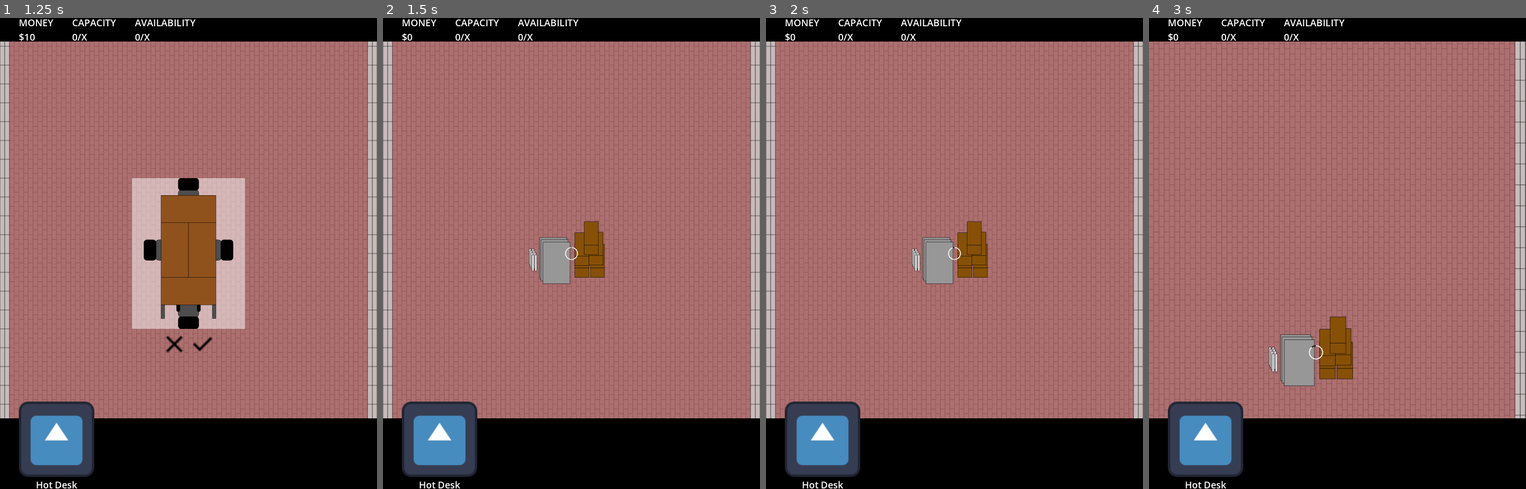
Above: before the commit, frames 1-4 (left to right).
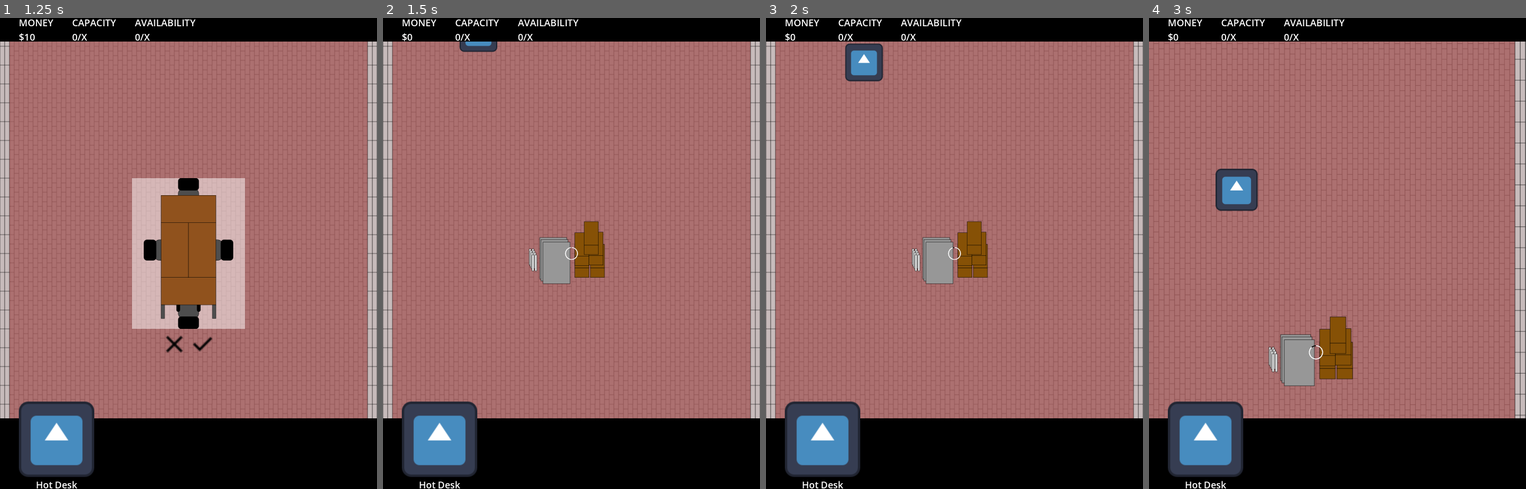
Above: after the commit, the same moments.

Repository: niels-hb/officie-godot
Game: Godot game, scene res://scenes/offices/basic_office_1/basic_office_1.tscn
The game is run twice, just before and just after one commit, with the same random seed, the same clock (stepped at 60 frames per second) and the same inputs. The engine's default icon, where the game draws it, is replaced by a stand-in: a white triangle on a blue panel in a dark square.
Inputs (mouse positions are in pixels of both pictures, inside the frame that each line leads up to):
- Up to frame 1 (1.25 s): tap Enter at 0.5 s; drag from (56, 451) to (226, 149) at 0.52 s
- Up to frame 2 (1.5 s): click (586, 342) at 1.25 s
- Up to frame 3 (2 s): no input
- Up to frame 4 (3 s): drag from (1337, 253) to (1318, 347) at 2.02 s; move the mouse to (1375, 149) at 2.77 s; hold . (multi_swipe_down_right) from 2.78 s (still down); hold Mouse wheel up (pinch_outward) from 2.78 s (still down); click (1375, 149) at 2.92 s

Frame 1 is identical in both runs. In frame 2, 0.2% of the frame differs, in the area x 20-31%, y 5-8%; in frame 3, 0.8%; in frame 4, 1.0%, in the area x 17-29%, y 32-41%.

Commit message:
Added initial BaseStaff, targeting mouse position at the moment

Diff:
--- a/scenes/offices/basic_office_1/basic_office_1.tscn
+++ b/scenes/offices/basic_office_1/basic_office_1.tscn
@@ -1,7 +1,8 @@
-[gd_scene load_steps=3 format=3 uid="uid://cytl65caocmul"]
+[gd_scene load_steps=4 format=3 uid="uid://cytl65caocmul"]
 
 [ext_resource type="PackedScene" uid="uid://3c35bn7ceae0" path="res://scenes/offices/base_office/base_office.tscn" id="1_vaebx"]
 [ext_resource type="TileSet" uid="uid://byx4nt716g5ud" path="res://assets/backgrounds/background_1.tres" id="2_7sbss"]
+[ext_resource type="PackedScene" uid="uid://ciwnumcsg8yv2" path="res://scenes/staff/base_staff/base_staff.tscn" id="3_b5s6b"]
 
 [node name="BasicOffice1" instance=ExtResource("1_vaebx")]
 
@@ -9,3 +10,6 @@
 tile_set = ExtResource("2_7sbss")
 layer_0/tile_data = PackedInt32Array(131072, 0, 0, 196608, 0, 0, 262144, 0, 0, 327680, 0, 0, 393216, 0, 0, 458752, 0, 0 …(9837 unchanged characters)…
 layer_1/tile_data = PackedInt32Array(196608, 0, 5, 262144, 0, 5, 327680, 0, 5, 393216, 0, 5, 458752, 0, 5, 524288, 0, 5 …(1631 unchanged characters)…
+
+[node name="BaseStaff" parent="." index="4" instance=ExtResource("3_b5s6b")]
+position = Vector2(256, 256)
--- /dev/null
+++ b/scenes/staff/base_staff/base_staff.gd
@@ -0,0 +1,31 @@
+extends CharacterBody2D
+
+var movement_speed: float = 200.0
+
+@onready var navigation_agent: NavigationAgent2D = $NavigationAgent2D
+
+var ready_to_navigate: bool = false
+
+
+func _ready() -> void:
+	call_deferred("_actor_setup")
+
+
+func _actor_setup() -> void:
+	await get_tree().physics_frame
+	ready_to_navigate = true
+
+
+func _physics_process(_delta: float) -> void:
+	if ready_to_navigate:
+		navigation_agent.target_position = get_global_mouse_position()
+
+	if navigation_agent.is_navigation_finished():
+		return
+
+	var current_agent_position: Vector2 = global_position
+	var next_path_position: Vector2 = navigation_agent.get_next_path_position()
+
+	velocity = current_agent_position.direction_to(next_path_position) * movement_speed
+
+	var _result: bool = move_and_slide()
--- /dev/null
+++ b/scenes/staff/base_staff/base_staff.tscn
@@ -0,0 +1,18 @@
+[gd_scene load_steps=4 format=3 uid="uid://ciwnumcsg8yv2"]
+
+[ext_resource type="Script" path="res://scenes/staff/base_staff/base_staff.gd" id="1_bs4ix"]
+[ext_resource type="Texture2D" uid="uid://cyerrah8l55q1" path="res://assets/icons/icon.svg" id="1_foprw"]
+
+[sub_resource type="RectangleShape2D" id="RectangleShape2D_464mx"]
+size = Vector2(128, 128)
+
+[node name="BaseStaff" type="CharacterBody2D"]
+script = ExtResource("1_bs4ix")
+
+[node name="CollisionShape2D" type="CollisionShape2D" parent="."]
+shape = SubResource("RectangleShape2D_464mx")
+
+[node name="NavigationAgent2D" type="NavigationAgent2D" parent="."]
+
+[node name="Icon" type="Sprite2D" parent="."]
+texture = ExtResource("1_foprw")
